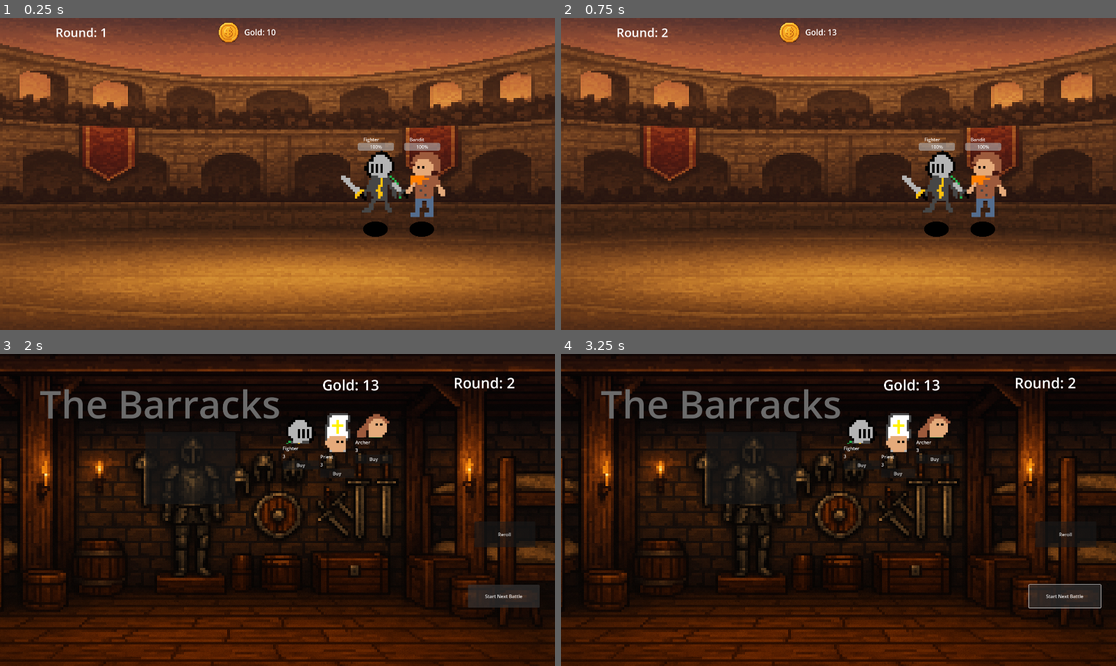
Above: before the commit, frames 1-4 (two rows, left to right).
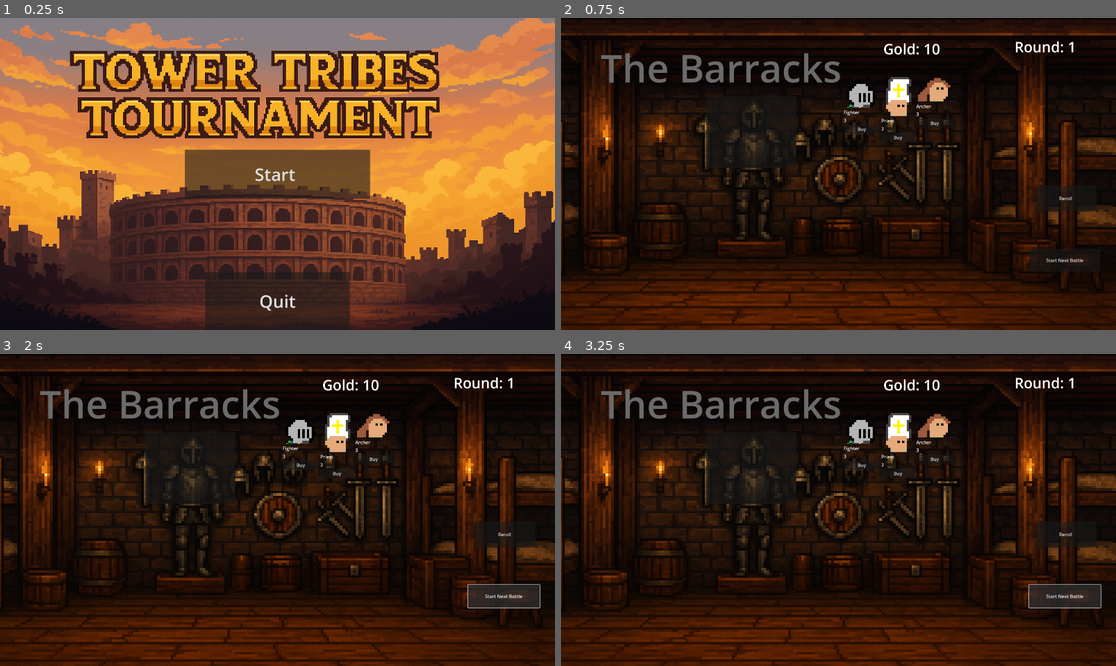
Above: after the commit, the same moments.

Repository: klaswell16/auto_battler
Game: Godot game, scene res://scenes/title_screen.tscn
The game is run twice, just before and just after one commit, with the same random seed, the same clock (stepped at 60 frames per second) and the same inputs. Before the commit the project starts from res://scenes/battle_scene.tscn. The engine's default icon, where the game draws it, is replaced by a stand-in: a white triangle on a blue panel in a dark square.
Inputs (mouse positions are in pixels of both pictures, inside the frame that each line leads up to):
- Up to frame 1 (0.25 s): no input
- Up to frame 2 (0.75 s): click (838, 174) at 0.5 s, where only the run after the commit has a clickable "Start"
- Up to frame 3 (2 s): click (505, 597) at 1.25 s, where only the run after the commit has a clickable "Start Next Battle"
- Up to frame 4 (3.25 s): click "Start Next Battle" at 2 s; click "Start Next Battle" at 2.75 s

The runs differ from the first frame. In frame 1, 89% of the frame differs, in the area x 0-100%, y 0-100%; in frame 2, 85%; in frame 3, 0.1%; in frame 4, less than 0.1%.

Commit message:
Correct scene names

Diff:
--- a/project.godot
+++ b/project.godot
@@ -11,7 +11,7 @@
 [application]
 
 config/name="auto_battler"
-run/main_scene="uid://dsj8dewr7suvq"
+run/main_scene="uid://bxa62cmjd54sk"
 config/features=PackedStringArray("4.5", "Forward Plus")
 config/icon="res://icon.svg"
 
--- a/scripts/battle_scene.gd
+++ b/scripts/battle_scene.gd
@@ -6,7 +6,7 @@
 @onready var gold_label: Label = $TopBar/Money/GoldLabel
 @onready var round_label: Label = $TopBar/RoundLabel
 
-var champion_scene: PackedScene = preload("res://scenes/Champion.tscn")
+var champion_scene: PackedScene = preload("res://scenes/champion.tscn")
 
 var player_team: Array = []
 
@@ -212,4 +212,4 @@
 	elif BattleContext.game_lost:
 		get_tree().change_scene_to_file("res://scenes/defeat_screen.tscn")
 	else:
-		get_tree().change_scene_to_file("res://scenes/shop.tscn")
+		get_tree().change_scene_to_file("res://scenes/Shop.tscn")
Not shown, added: export_presets.cfg
Not shown: 2 places in scenes/Shop.tscn that only renumber resources
Not shown, added: auto_battler.console.exe
Not shown, added: auto_battler.exe
Not shown, added: auto_battler.pck
